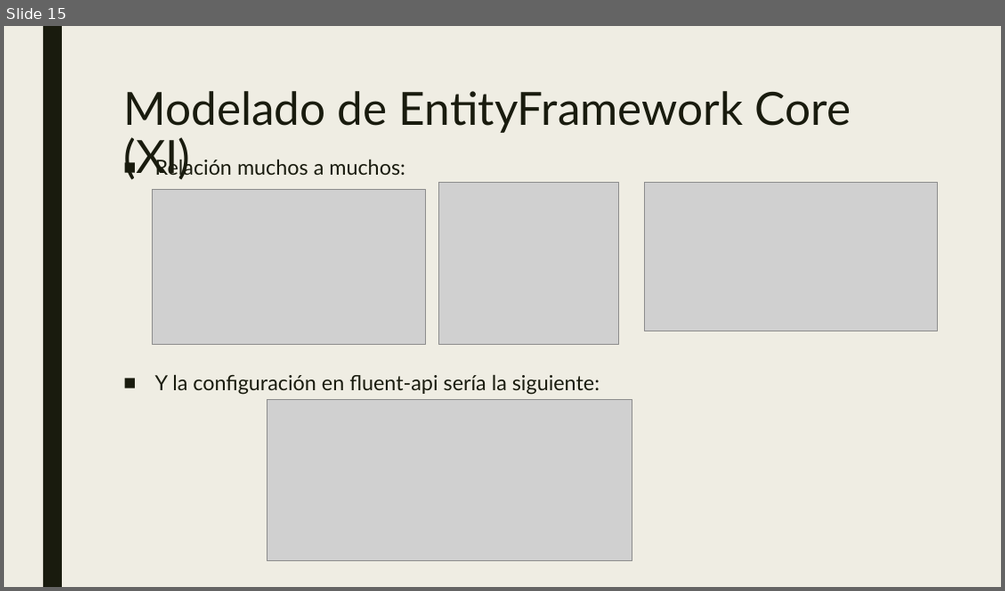
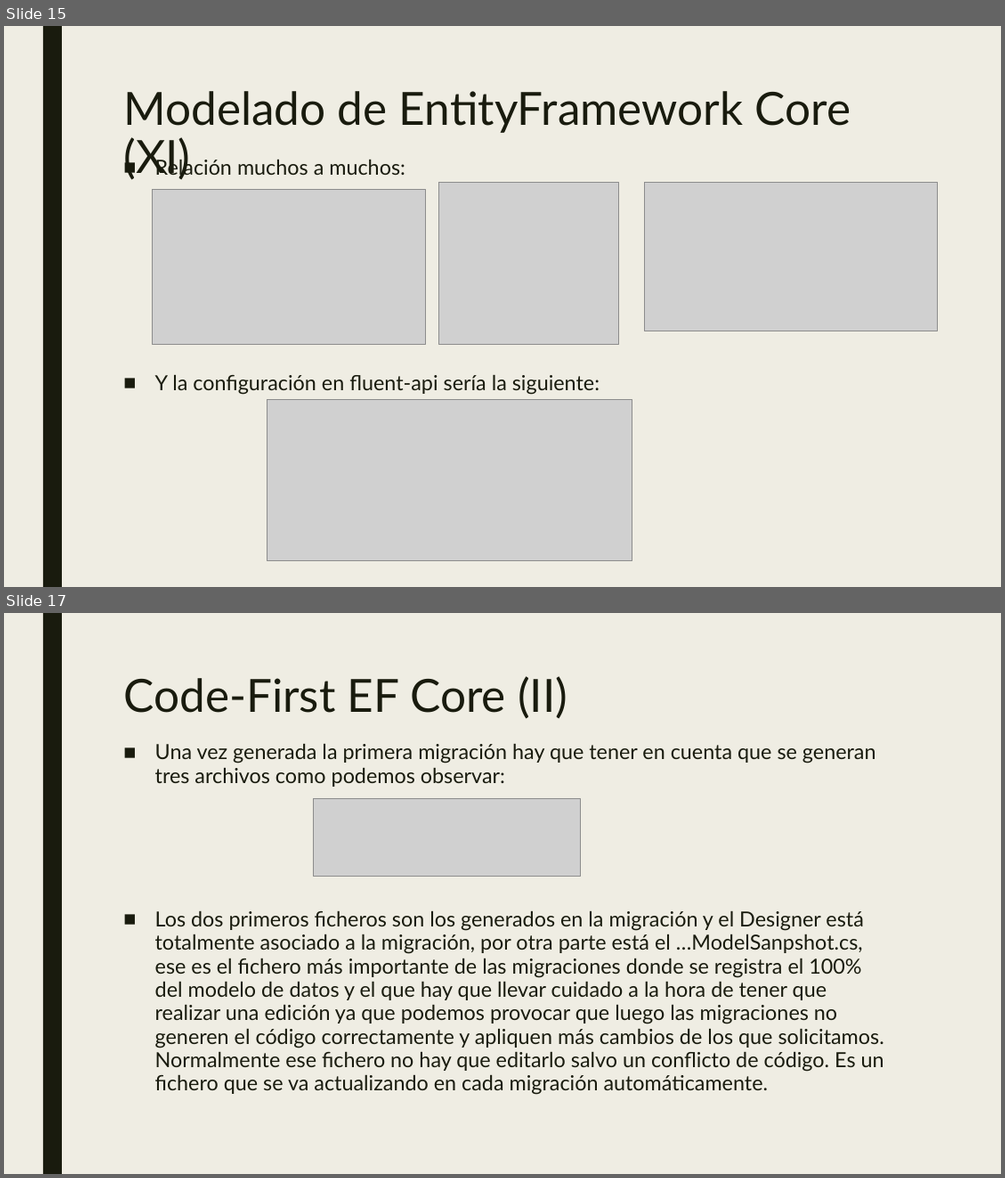
Before and after one commit to dadjh85/Demo5-Curso-.NetCore3.1, a slide deck: doc/Demo5- Curso .NET Core.pptx. Shown one above the other, each under a label of ours: slide 15 before the commit, slides 15 and 17 after it; the slides between them are not shown. The pictures are 1005x591 and 1005x1178 pixels, drawn with LibreOffice and Linux fonts; fonts in the diff are those of the drawing; grey boxes stand for pictures. Boxes give left, top, right and bottom in pixels: in the first picture for what was removed or moved away, otherwise in the second. Text is boxed around its words. In the diff, an @@ line names an element or a change of style, - is before the commit and + after.

Commit message:
* Update CodeFirst in pptx

```diff
--- a/doc/Demo5- Curso .NET Core.pptx
+++ b/doc/Demo5- Curso .NET Core.pptx
@@ slide 17 added at box(4, 613, 1001, 1174), background #EFEDE3; not listed: 1 template element that a slide beside it also shows @@
@@ title added at box(123, 676, 567, 719), 44 pt, text #191B0E @@
+Code-First EF Core (II)
@@ text added at box(155, 743, 884, 1094), 20 pt, text #191B0E @@
+■ Una vez generada la primera migración hay que tener en cuenta que se generan tres archivos como podemos observar:
+■ Los dos primeros ficheros son los generados en la migración y el Designer está totalmente asociado a la migración, por otra parte está el …ModelSanpshot.cs, ese es el fichero más importante de las migraciones donde se registra el 100% del modelo de datos y el que hay que llevar cuidado a la hora de tener que realizar una edición ya que podemos provocar que luego las migraciones no generen el código correctamente y apliquen más cambios de los que solicitamos. Normalmente ese fichero no hay que editarlo salvo un conflicto de código. Es un fichero que se va actualizando en cada migración automáticamente.
@@ picture added at box(314, 798, 581, 876) @@
```
Also in this commit, not shown: 1 other slide added.
